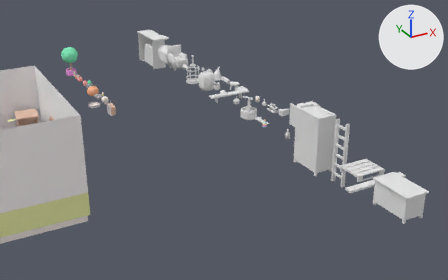
Before and after pictures for a commit that changed the Blender file Assets/Models/Korigame/Props.blend.
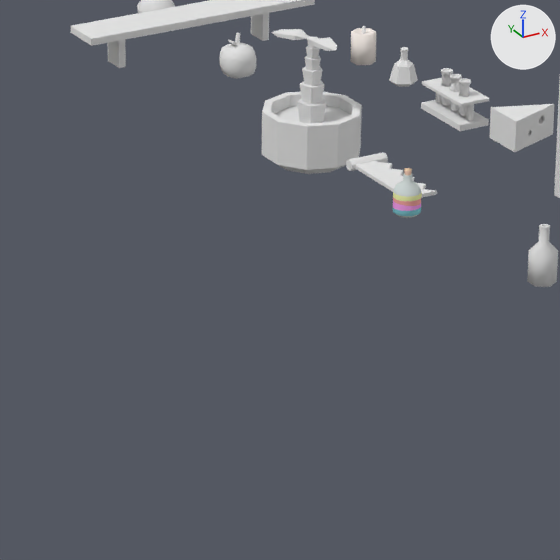
Each version appears first from a 50 mm camera at (2.67, -20.69, 9.36) aimed at (13.09, -1.75, -0.11), and next in a close-up on the part from 44% to 65% of the width and 33% to 66% of the height. The axes (+X, +Y, +Z) are drawn at upper right. The lights are the same throughout.

The older version as bpy lines, for what is in view:
```python
me_cube = bpy.data.meshes.new('Cube')
me_cube.from_pydata(...)  # 30 vertices, 19 faces; spans x -0.207..0.215, y -0.157..0.157, z -0.118..0.108
me_cube.materials.append(mat_tex)  # white #e7e7e7
me_cube_008 = bpy.data.meshes.new('Cube.008')
me_cube_008.from_pydata(...)  # 75 vertices, 77 faces; spans x -0.116..0.131, y -0.163..0.168, z -0.123..0.123
me_cube_008.polygons.foreach_set('use_smooth', [True] * 77)
me_cube_008.materials.append(mat_tex)  # white #e7e7e7
me_cylinder_002 = bpy.data.meshes.new('Cylinder.002')
me_cylinder_002.from_pydata(...)  # 132 vertices, 124 faces; spans x -0.328..0.346, y -0.351..0.357, z -0.535..0.398
me_cylinder_002.materials.append(mat_tex)  # white #e7e7e7
ob_apple = bpy.data.objects.new('Apple', me_cube_008)
ob_apple.location = (15.315, 1.185, 0.144)
ob_apple.rotation_euler = (1.571, 0.0, 0.0)  # degrees (90, 0, 0)
ob_cheese = bpy.data.objects.new('Cheese', me_cube)
ob_cheese.location = (16.439, -0.879, 0.105)
ob_plant = bpy.data.objects.new('Plant', me_cylinder_002)
ob_plant.location = (15.224, -0.002, 0.291)
# also in view: 'Shelf' at (15.29, 1.79, 0.13); 'Candle' at (16.35, 1.12, 0.07); 'Bottle Narrow' at (15.32, -2.72, 0.05); 'Test Tube Set' at (16.35, -0.1, 0.07); 'Potion Final' at (14.89, -1.77, 0.22)
```
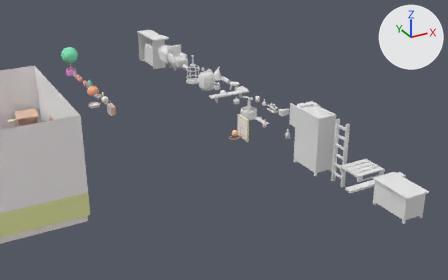
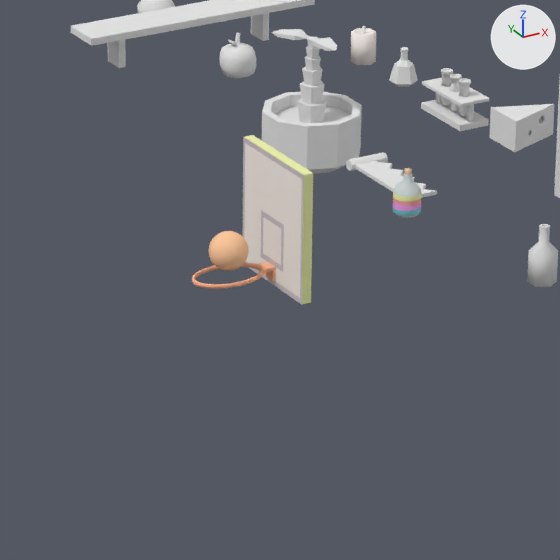
What differs and where, as boxes [x1, y1, x2, y2] in the close-ups (560 x 560 px):
'PaintingAndHoop', added
    after: [192, 135, 313, 305]
    faces in mat_white_off_light (white #faf1eb): [244, 143, 302, 298]
    faces in mat_lime (beige #eff3ad): [245, 135, 313, 304]
    faces in mat_gray_medium (light grey #d1c7cc): [243, 137, 304, 305]
    faces in mat_orange_medium (beige #ffb994): [192, 262, 276, 289]
'Basketball', added (beige)
    after: [208, 231, 248, 271]

The change, as a diff of the scene's bpy script:
```diff
--- a/Assets/Models/Korigame/Props.blend.py
+++ b/Assets/Models/Korigame/Props.blend.py
@@ me_icosphere_002 @@
+me_icosphere_002.from_pydata(...)  # an icosphere of 320 faces spanning x -0.128..0.128, y -0.128..0.128, z -0.128..0.128
+me_icosphere_002.polygons.foreach_set('use_smooth', [True] * 320)
+me_icosphere_002.materials.append(mat_orange_light)  # beige #ffc99e
@@ me_cube_056 @@
+me_cube_056.from_pydata(...)  # 134 vertices, 131 faces; spans x -0.614..0.026, y -0.376..0.376, z -0.441..0.441
+# faces by material slot: [12, 1, 5, 8, 105]
+me_cube_056.materials.append(mat_lime)  # beige #eff3ad
+me_cube_056.materials.append(mat_turquoise_medium)  # cyan #88d4de
+me_cube_056.materials.append(mat_white_off_light)  # white #faf1eb
+me_cube_056.materials.append(mat_gray_medium)  # light grey #d1c7cc
+me_cube_056.materials.append(mat_orange_medium)  # beige #ffb994
@@ ob_basketball @@
+ob_basketball = bpy.data.objects.new('Basketball', me_icosphere_002)
+ob_basketball.location = (13.521, -1.83, 0.106)
@@ ob_paintingandhoop @@
+ob_paintingandhoop = bpy.data.objects.new('PaintingAndHoop', me_cube_056)
+ob_paintingandhoop.location = (13.88, -1.838, 0.256)
```
